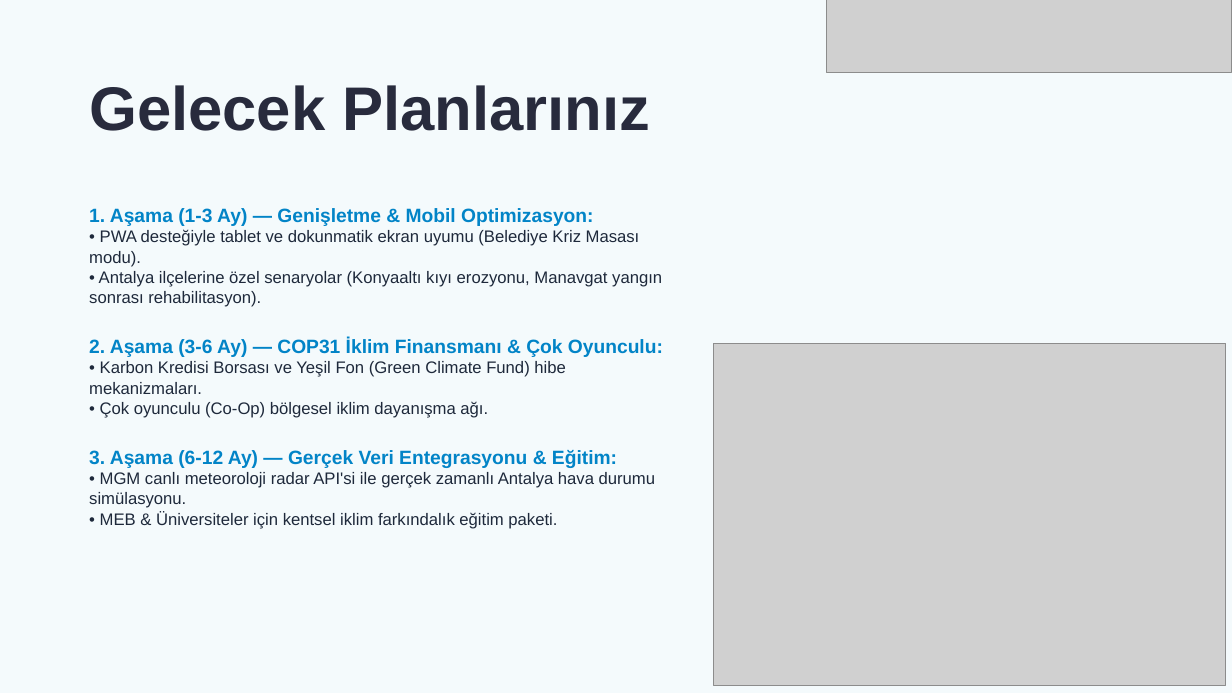
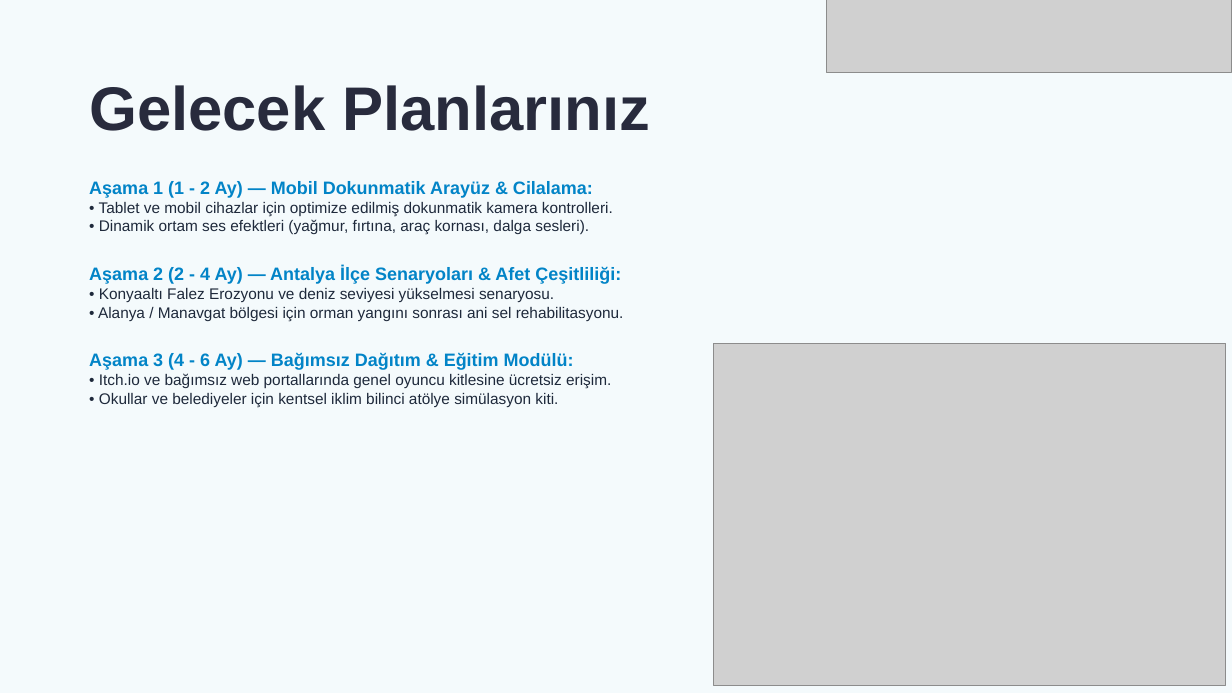
Before and after one commit to muratyildirim12q/resilientia-antalya, a slide deck: slide 8 of RESILIENTIA_ANTALYA_2031_SUNUM.pptx. Drawn at 1232x693 pixels with LibreOffice and Linux fonts; fonts in the diff are those of the drawing; grey boxes stand for pictures. Boxes give left, top, right and bottom in pixels: in the first picture for what was removed or moved away, otherwise in the second. Text is boxed around its words. In the diff, an @@ line names an element or a change of style, - is before the commit and + after.

Commit message:
docs: guncel sunum sablonu, canli oyun ici goruntuleri ve seffaf logo entegrasyonu

```diff
--- a/RESILIENTIA_ANTALYA_2031_SUNUM.pptx
+++ b/RESILIENTIA_ANTALYA_2031_SUNUM.pptx
@@ text at box(89, 181, 624, 407): text changed; size 13 to 12 pt @@
-1. Aşama (1-3 Ay) — Genişletme & Mobil Optimizasyon:
-• PWA desteğiyle tablet ve dokunmatik ekran uyumu (Belediye Kriz Masası modu).
-• Antalya ilçelerine özel senaryolar (Konyaaltı kıyı erozyonu, Manavgat yangın sonrası rehabilitasyon).
-2. Aşama (3-6 Ay) — COP31 İklim Finansmanı & Çok Oyunculu:
-• Karbon Kredisi Borsası ve Yeşil Fon (Green Climate Fund) hibe mekanizmaları.
-• Çok oyunculu (Co-Op) bölgesel iklim dayanışma ağı.
-3. Aşama (6-12 Ay) — Gerçek Veri Entegrasyonu & Eğitim:
-• MGM canlı meteoroloji radar API'si ile gerçek zamanlı Antalya hava durumu simülasyonu.
-• MEB & Üniversiteler için kentsel iklim farkındalık eğitim paketi.
+Aşama 1 (1 - 2 Ay) — Mobil Dokunmatik Arayüz & Cilalama:
+• Tablet ve mobil cihazlar için optimize edilmiş dokunmatik kamera kontrolleri.
+• Dinamik ortam ses efektleri (yağmur, fırtına, araç kornası, dalga sesleri).
+Aşama 2 (2 - 4 Ay) — Antalya İlçe Senaryoları & Afet Çeşitliliği:
+• Konyaaltı Falez Erozyonu ve deniz seviyesi yükselmesi senaryosu.
+• Alanya / Manavgat bölgesi için orman yangını sonrası ani sel rehabilitasyonu.
+Aşama 3 (4 - 6 Ay) — Bağımsız Dağıtım & Eğitim Modülü:
+• Itch.io ve bağımsız web portallarında genel oyuncu kitlesine ücretsiz erişim.
+• Okullar ve belediyeler için kentsel iklim bilinci atölye simülasyon kiti.
```
Also in this commit, not shown: 8 other slides changed, 1 slide added, 1 slide removed, 5 other files.
